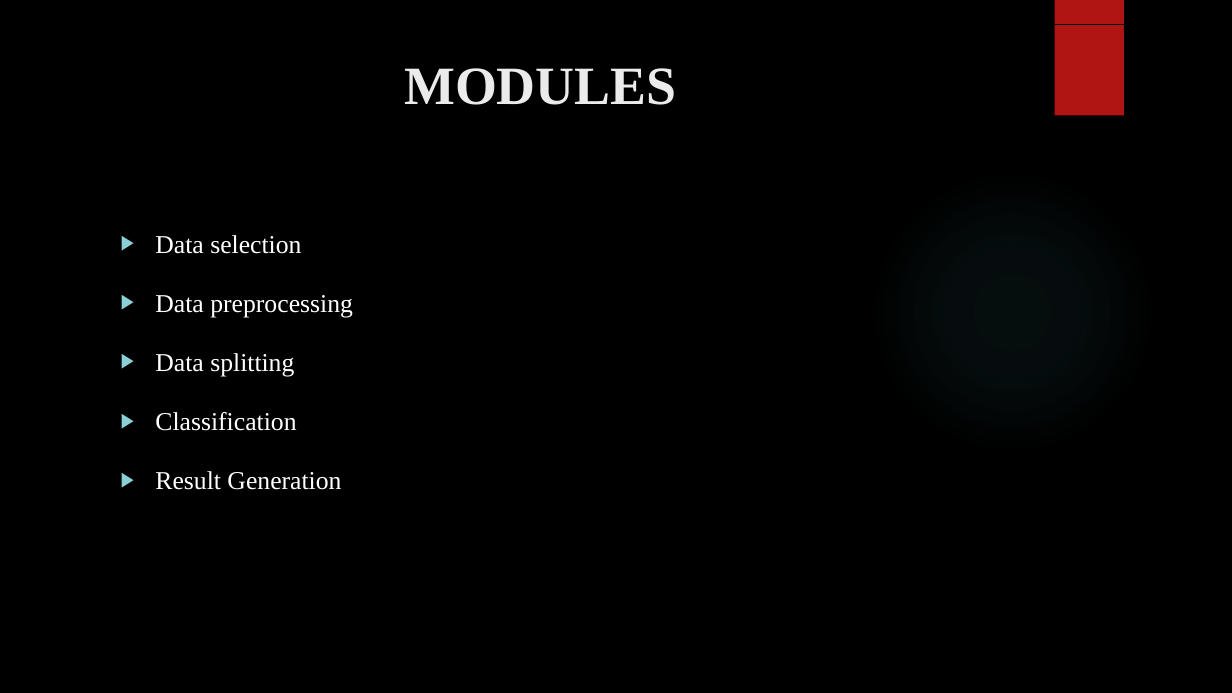
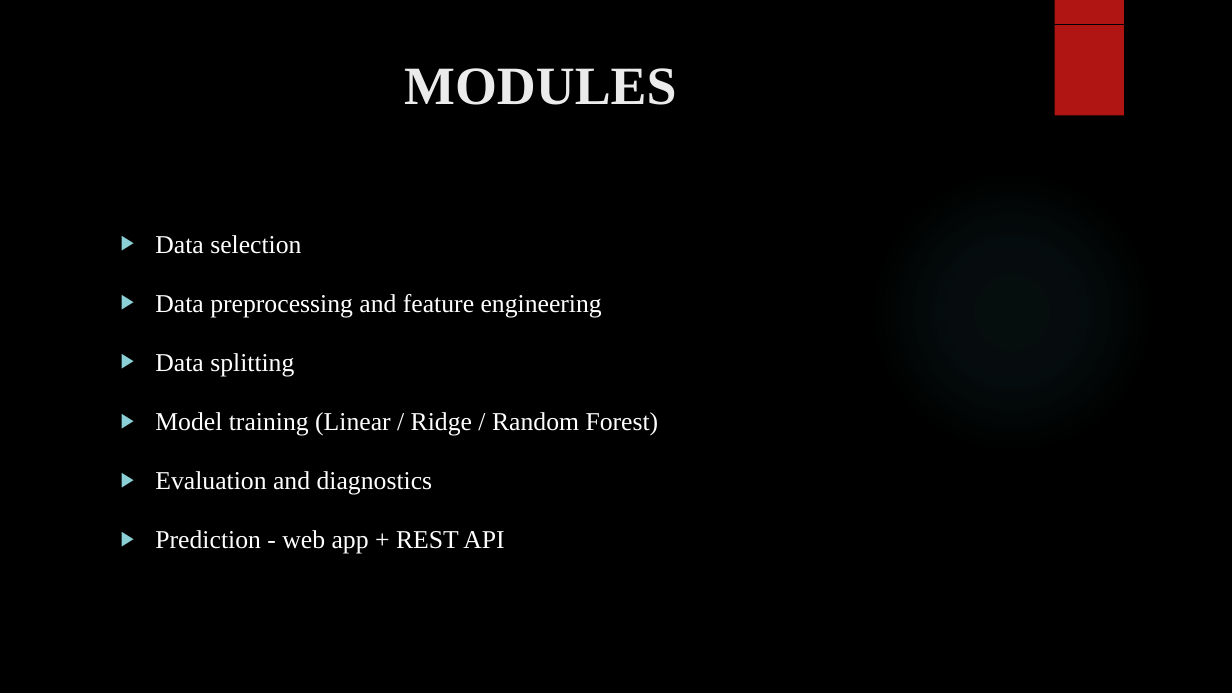
Before and after one commit to abustark/HOUSE-PRICE-PREDICTION-USING-MACHINE-LEARNING-ALGORITHMS, a slide deck: slide 9 of docs/House Price.pptx. Drawn at 1232x693 pixels with LibreOffice and Linux fonts; fonts in the diff are those of the drawing; background and template pictures are left out. Boxes give left, top, right and bottom in pixels: in the first picture for what was removed or moved away, otherwise in the second. Text is boxed around its words. In the diff, an @@ line names an element or a change of style, - is before the commit and + after.

```diff
--- a/docs/House Price.pptx
+++ b/docs/House Price.pptx
@@ text at <box>155,294,602,317</box>: text changed @@
-▶ Data preprocessing
+▶ Data preprocessing and feature engineering
@@ text at <box>155,412,659,553</box>: text changed @@
-▶ Classification
-▶ Result Generation
+▶ Model training (Linear / Ridge / Random Forest)
+▶ Evaluation and diagnostics
+▶ Prediction - web app + REST API
```
Also in this commit, not shown: 19 other slides changed, 1 slide added, 1 slide removed, 1 other file.
